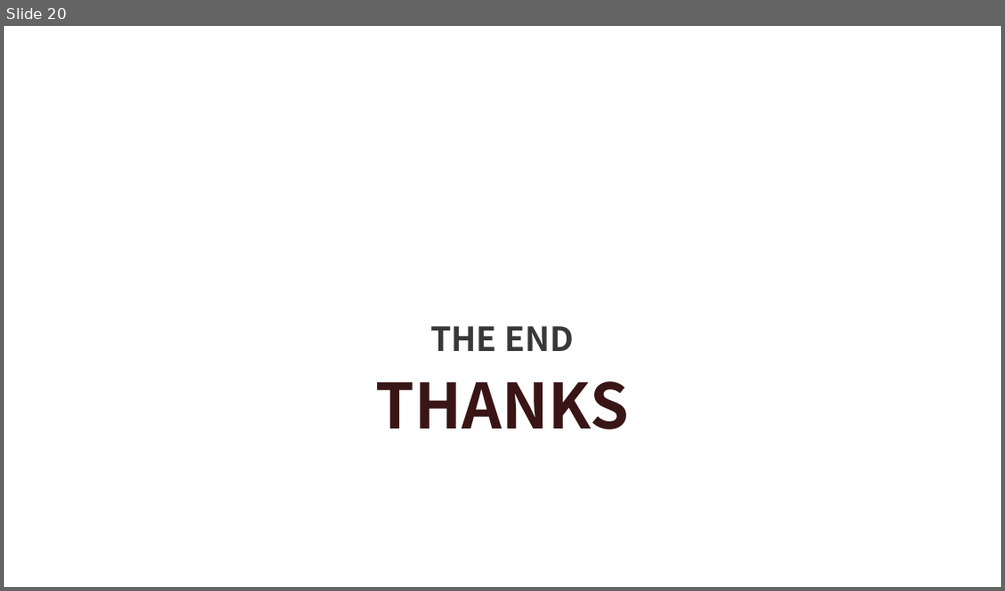
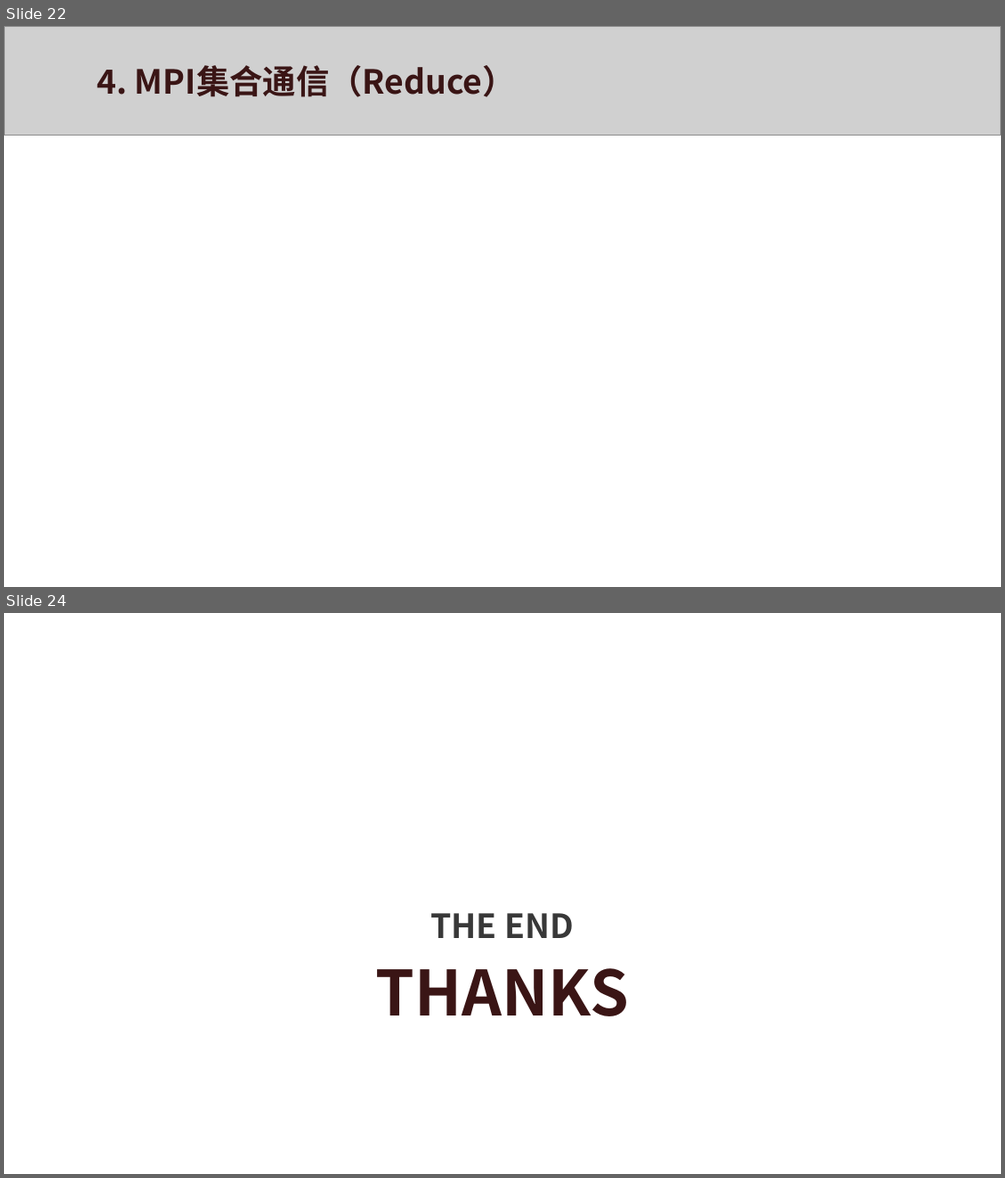
Before and after one commit to xws117/Bilibili-tutorial, a slide deck: MPI.pptx. Shown one above the other, each under a label of ours: slide 20 before the commit, slides 22 and 24 after it; the slides between them are not shown. The pictures are 1005x591 and 1005x1178 pixels, drawn with LibreOffice and Linux fonts; fonts in the diff are those of the drawing; grey boxes stand for pictures; background and template pictures are left out. Boxes give left, top, right and bottom in pixels: in the first picture for what was removed or moved away, otherwise in the second. Text is boxed around its words. In the diff, an @@ line names an element or a change of style, - is before the commit and + after.

```diff
--- a/MPI.pptx
+++ b/MPI.pptx
@@ slide 22 added at box(4, 26, 1001, 587), background #FFFFFF @@
@@ picture added at box(4, 26, 1001, 135) @@
@@ text added at box(97, 65, 516, 97), 24 pt, text #3A1515, bold @@
+4. MPI集合通信（Reduce）
@@ what was slide 20 is now slide 24 @@
```
Also in this commit, not shown: 4 slides changed, 10 other slides added, 7 slides removed.
